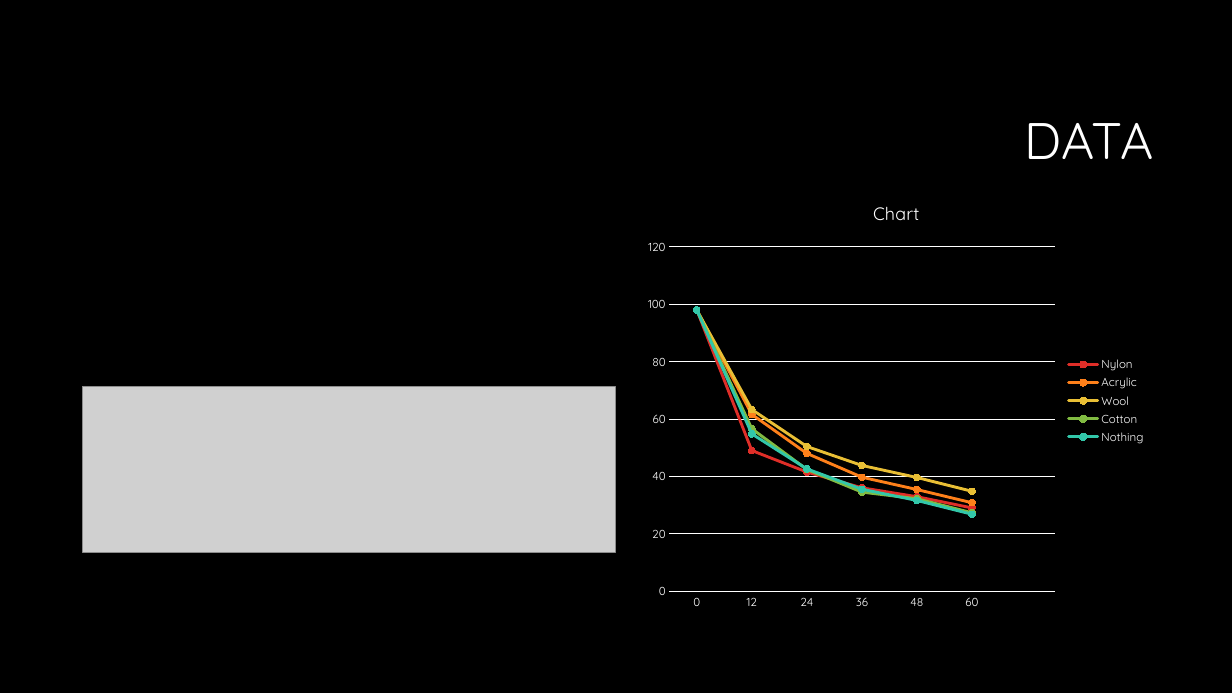
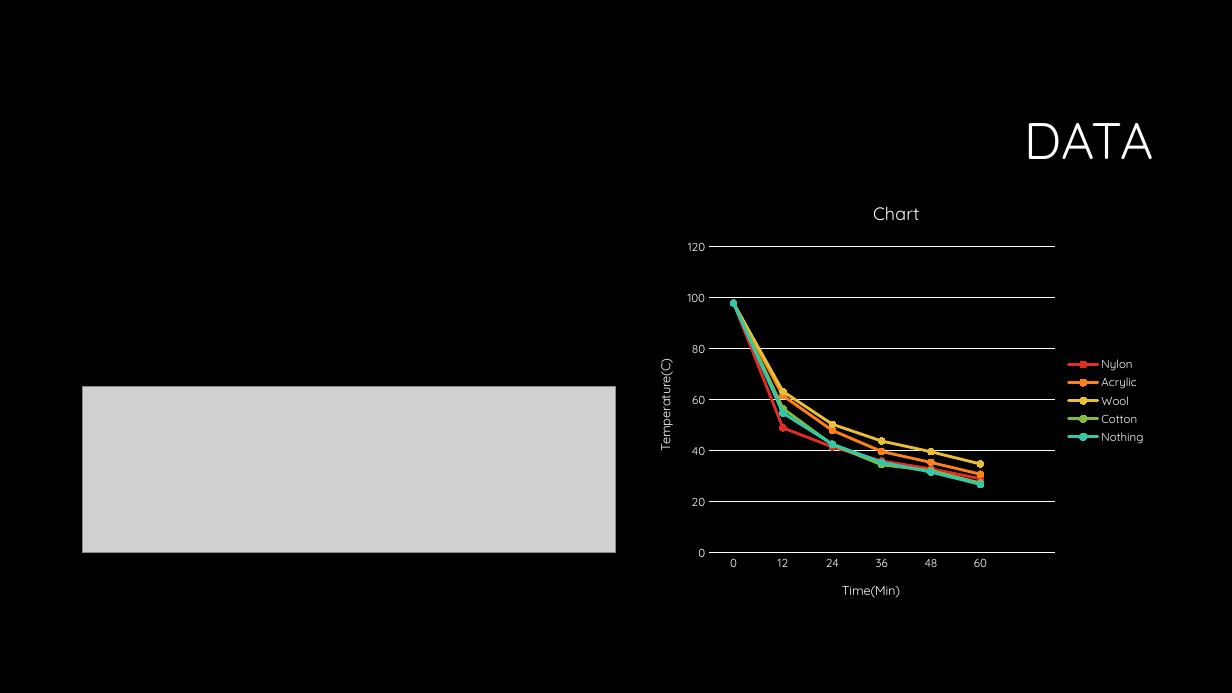
Before and after one commit to lingjiati/lingjiati.github.io, a slide deck: slide 7 of base/science.pptx. Drawn at 1232x693 pixels with LibreOffice and Linux fonts; fonts in the diff are those of the drawing; grey boxes stand for pictures; background and template pictures are left out. Boxes give left, top, right and bottom in pixels: in the first picture for what was removed or moved away, otherwise in the second. Text is boxed around its words. In the diff, an @@ line names an element or a change of style, - is before the commit and + after.

```diff
--- a/base/science.pptx
+++ b/base/science.pptx
@@ line chart at [638, 184, 1155, 618] @@
@@ category axis title "" to "Time(Min) " @@
@@ value axis title "" to "Temperature(C) " @@
```
Also in this commit, not shown: 4 other slides changed.
